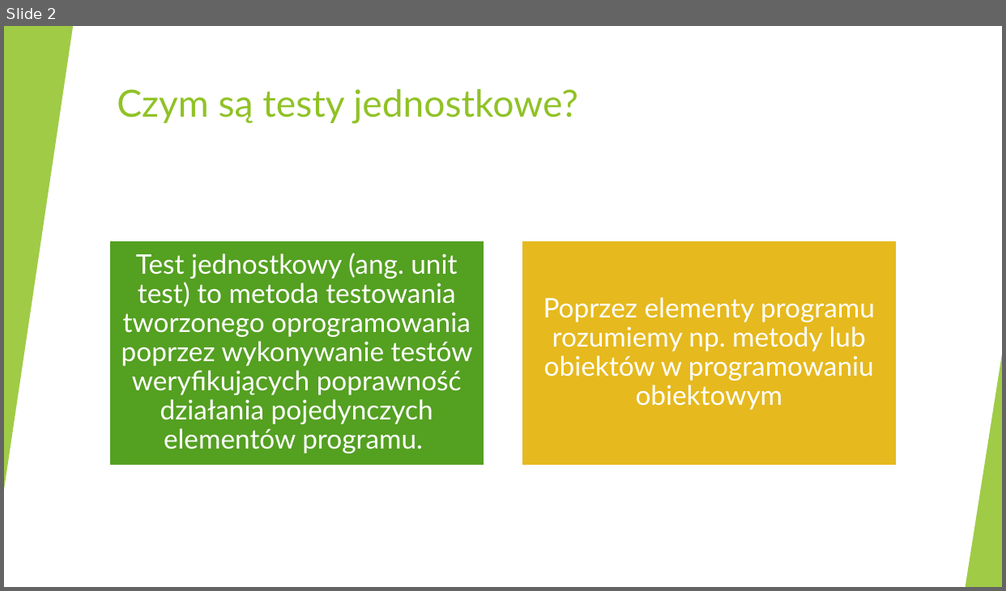
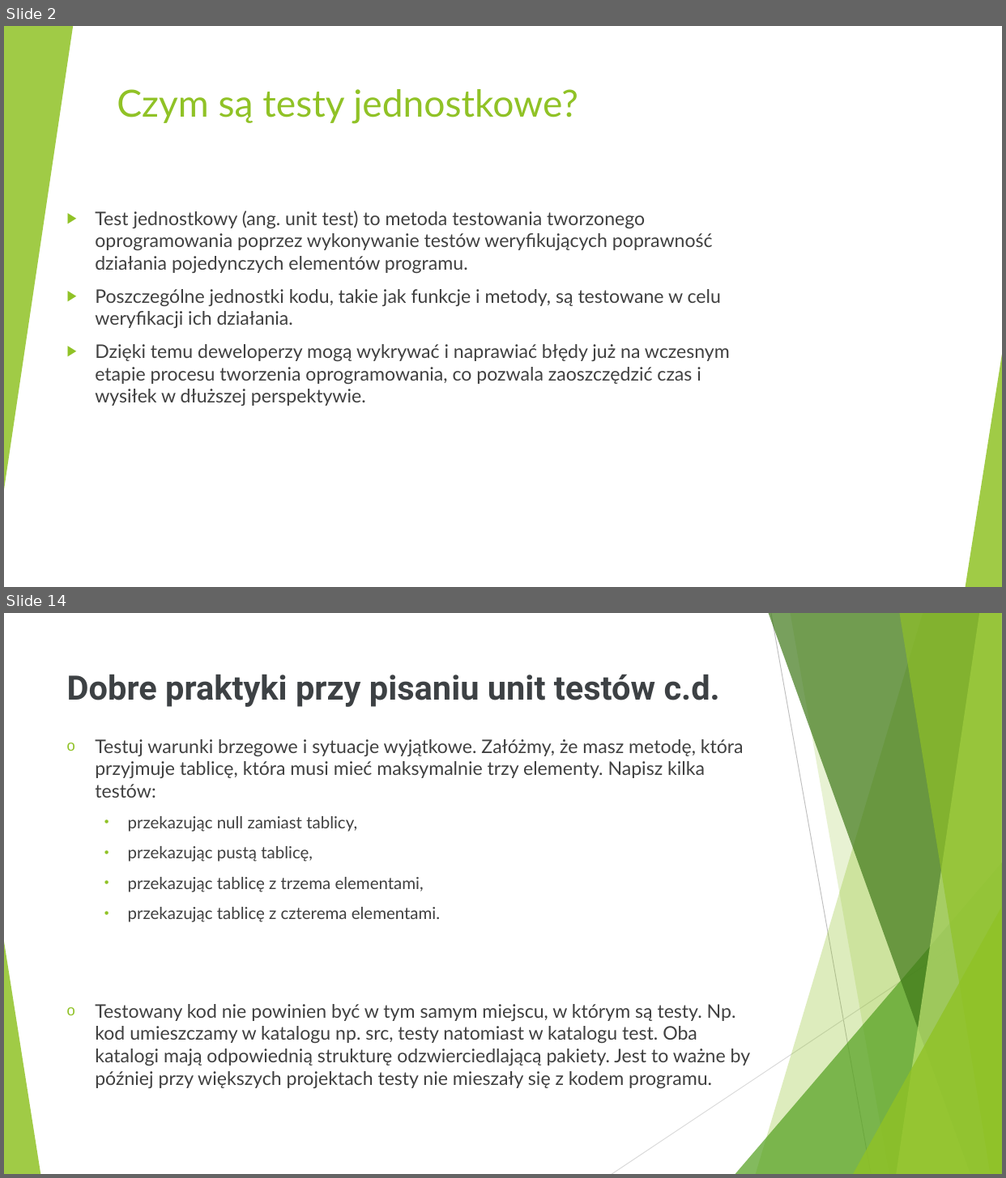
Before and after one commit to markow1997/AdvanceProgrammingTechniques_2223, a slide deck: KonradStepniak/Testy jednostkowe Konrad Stępniak.pptx. Shown one above the other, each under a label of ours: slide 2 before the commit, slides 2 and 14 after it; the slides between them are not shown. The pictures are 1006x591 and 1006x1178 pixels, drawn with LibreOffice and Linux fonts; fonts in the diff are those of the drawing. Boxes give left, top, right and bottom in pixels: in the first picture for what was removed or moved away, otherwise in the second. Text is boxed around its words. In the diff, an @@ line names an element or a change of style, - is before the commit and + after.

```diff
--- a/KonradStepniak/Testy jednostkowe Konrad Stępniak.pptx
+++ b/KonradStepniak/Testy jednostkowe Konrad Stępniak.pptx
@@ slide 14 added at (4, 613, 1002, 1174), background #FFFFFF; not listed: 10 template elements that a slide beside it also shows @@
@@ title added at (67, 675, 720, 707), 32.4 pt, text #3D4144, bold @@
+Dobre praktyki przy pisaniu unit testów c.d.
@@ text added at (95, 739, 751, 1088), 18 pt, text #404040 @@
+o Testuj warunki brzegowe i sytuacje wyjątkowe. Załóżmy, że masz metodę, która przyjmuje tablicę, która musi mieć maksymalnie trzy elementy. Napisz kilka testów:
+  • przekazując null zamiast tablicy,
+  • przekazując pustą tablicę,
+  • przekazując tablicę z trzema elementami,
+  • przekazując tablicę z czterema elementami.
+o Testowany kod nie powinien być w tym samym miejscu, w którym są testy. Np. kod umieszczamy w katalogu np. src, testy natomiast w katalogu test. Oba katalogi mają odpowiednią strukturę odzwierciedlającą pakiety. Jest to ważne by później przy większych projektach testy nie mieszały się z kodem programu.
@@ slide 2 changed as well @@
@@ text added at (95, 211, 730, 406), 18 pt, text #404040 @@
+▶ Test jednostkowy (ang. unit test) to metoda testowania tworzonego oprogramowania poprzez wykonywanie testów weryfikujących poprawność działania pojedynczych elementów programu.
+▶ Poszczególne jednostki kodu, takie jak funkcje i metody, są testowane w celu weryfikacji ich działania.
+▶ Dzięki temu deweloperzy mogą wykrywać i naprawiać błędy już na wczesnym etapie procesu tworzenia oprogramowania, co pozwala zaoszczędzić czas i wysiłek w dłuższej perspektywie.
@@ group removed at (109, 241, 897, 466): 2 rectangles, 2 texts @@
-Test jednostkowy (ang. unit test) to metoda testowania tworzonego oprogramowania poprzez wykonywanie testów weryfikujących poprawność działania pojedynczych elementów programu.
-Poprzez elementy programu rozumiemy np. metody lub obiektów w programowaniu obiektowym
```
Also in this commit, not shown: 3 other slides changed, 9 other slides added, 3 slides removed.
